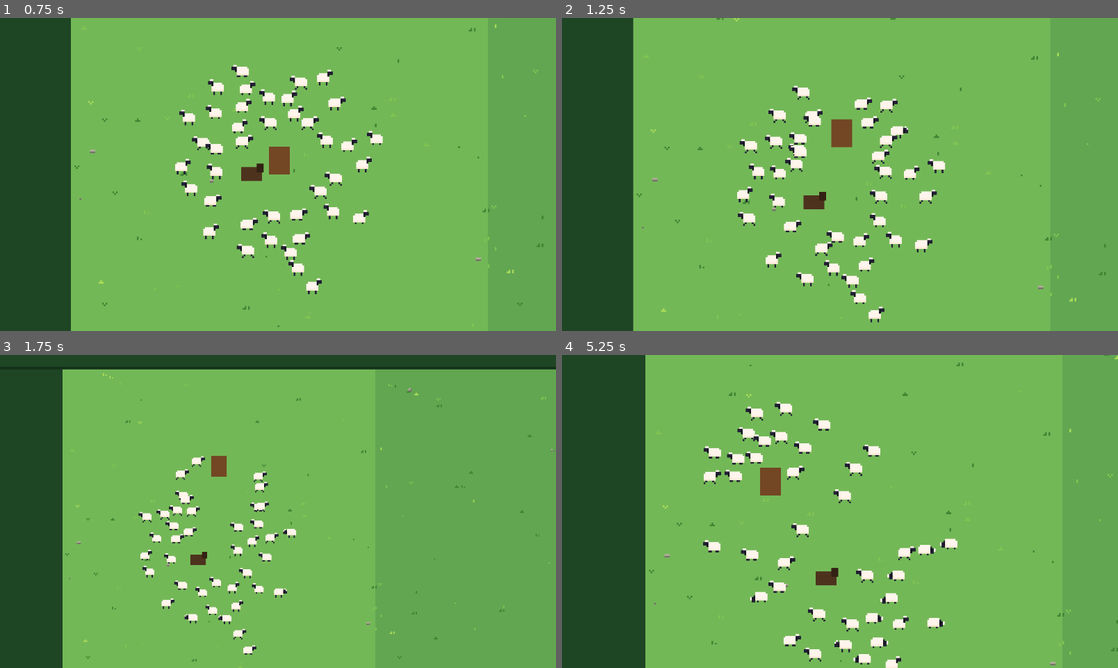
Above: before the commit, frames 1-4 (two rows, left to right).
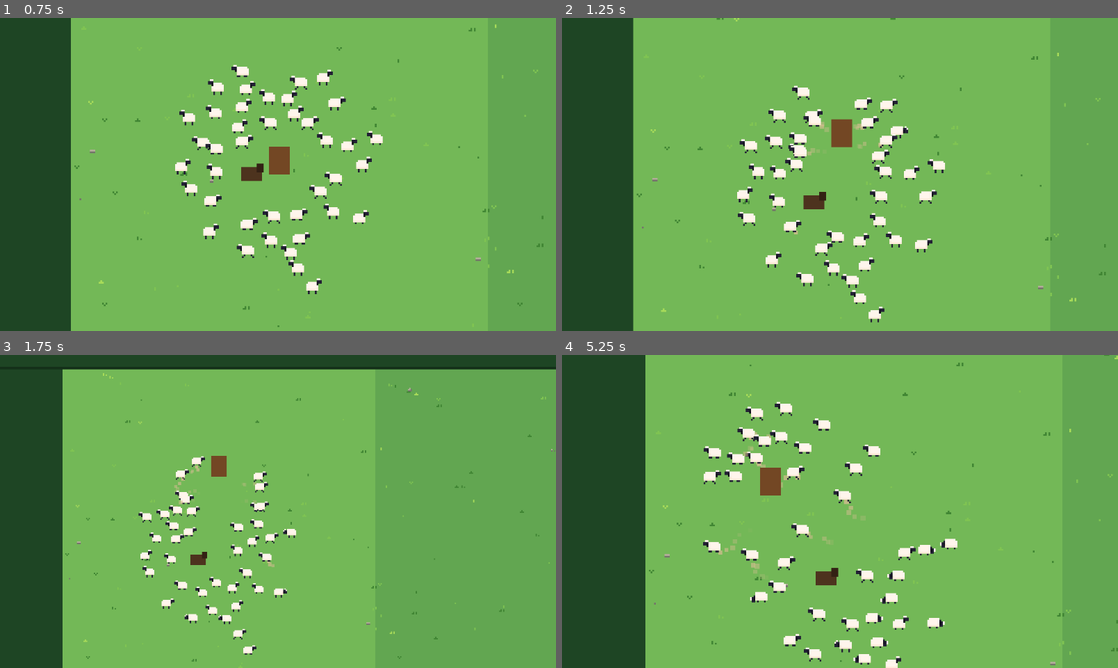
Above: after the commit, the same moments.

Repository: jaimegomesparente/wooly-caravan
Game: Godot game, scene res://scenes/main/main.tscn
The game is run twice, just before and just after one commit, with the same random seed, the same clock (stepped at 60 frames per second) and the same inputs.
Inputs (mouse positions are in pixels of both pictures, inside the frame that each line leads up to):
- Up to frame 1 (0.75 s): move the mouse to (250, 237) at 0.52 s; hold Up (move_up) from 0.53 s (still down); hold Mouse wheel up (zoom_in) from 0.53 s (still down)
- Up to frame 2 (1.25 s): keep holding Up (move_up); keep holding Mouse wheel up (zoom_in)
- Up to frame 3 (1.75 s): keep holding Up (move_up); move the mouse to (444, 558) at 1.27 s; release Mouse wheel up (zoom_in) at 1.28 s; tap Mouse wheel down (zoom_out) at 1.35 s
- Up to frame 4 (5.25 s): move the mouse to (673, 464) at 2.02 s; release Up (move_up) at 2.03 s; hold Mouse wheel up (zoom_in) 2.03-2.78 s; hold Left (move_left) 2.03-3.53 s; move the mouse to (867, 511) at 2.77 s; tap Mouse wheel down (zoom_out) at 2.85, 4.35 s; move the mouse to (756, 433) at 3.52 s; hold Down (move_down) 3.53-4.28 s; hold Mouse wheel up (zoom_in) 3.53-4.28 s; move the mouse to (962, 495) at 4.27 s; hold Right (move_right) 4.28-5.03 s; move the mouse to (728, 527) at 5.02 s; hold Up (move_up) from 5.03 s (still down); hold Mouse wheel up (zoom_in) from 5.03 s (still down)

Frame 1 is identical in both runs. In frame 2, 0.1% of the frame differs, in the area x 41-58%, y 33-70%; in frame 3, less than 0.1%; in frame 4, 0.2%, in the area x 28-53%, y 24-72%.

Commit message:
feat(fx): square dust under running sheep, dog and wolf
A reusable CPUParticles2D (effects/dust.tscn) puffs square dust at the feet
while its parent body moves faster than min_speed.

Diff:
--- /dev/null
+++ b/effects/dust.gd
@@ -0,0 +1,12 @@
+class_name Dust
+extends CPUParticles2D
+## Square dust puffs at the feet while the parent body runs (faster than min_speed).
+
+## Speed (px/s) above which the parent kicks up dust.
+@export var min_speed: float = 36.0
+
+@onready var _body := get_parent() as CharacterBody2D
+
+
+func _physics_process(_delta: float) -> void:
+	emitting = _body != null and _body.is_visible_in_tree() and _body.velocity.length() > min_speed
--- /dev/null
+++ b/effects/dust.tscn
@@ -0,0 +1,27 @@
+[gd_scene format=3]
+
+[ext_resource type="Script" path="res://effects/dust.gd" id="1_script"]
+
+[sub_resource type="Gradient" id="Gradient_fade"]
+offsets = PackedFloat32Array(0, 1)
+colors = PackedColorArray(1, 1, 1, 0.85, 1, 1, 1, 0)
+
+[node name="Dust" type="CPUParticles2D"]
+position = Vector2(0, -1)
+emitting = false
+amount = 6
+lifetime = 0.45
+emission_shape = 3
+emission_rect_extents = Vector2(3, 1)
+direction = Vector2(0, -1)
+spread = 70.0
+gravity = Vector2(0, 0)
+initial_velocity_min = 4.0
+initial_velocity_max = 10.0
+damping_min = 8.0
+damping_max = 12.0
+scale_amount_min = 2.0
+scale_amount_max = 3.0
+color = Color(0.82, 0.74, 0.56, 1)
+color_ramp = SubResource("Gradient_fade")
+script = ExtResource("1_script")
--- a/entities/dog/dog.tscn
+++ b/entities/dog/dog.tscn
@@ -2,6 +2,7 @@
 
 [ext_resource type="Script" path="res://entities/dog/dog.gd" id="1_script"]
 [ext_resource type="Resource" path="res://resources/dog.tres" id="2_data"]
+[ext_resource type="PackedScene" path="res://effects/dust.tscn" id="3_dust"]
 
 [sub_resource type="RectangleShape2D" id="RectangleShape2D_body"]
 size = Vector2(12, 8)
@@ -12,6 +13,9 @@
 motion_mode = 1
 script = ExtResource("1_script")
 data = ExtResource("2_data")
+
+[node name="Dust" parent="." instance=ExtResource("3_dust")]
+min_speed = 50.0
 
 [node name="Placeholder" type="ColorRect" parent="."]
 offset_left = -6.0
--- a/entities/sheep/sheep.tscn
+++ b/entities/sheep/sheep.tscn
@@ -3,6 +3,7 @@
 [ext_resource type="Script" uid="uid://54f5ttv4q0c" path="res://entities/sheep/sheep.gd" id="1_script"]
 [ext_resource type="Resource" uid="uid://cqv7e475qv2o1" path="res://resources/flock_config.tres" id="2_config"]
 [ext_resource type="Texture2D" uid="uid://d16babea8sebx" path="res://art/sprites/sheeps/sheep-Sheet.png" id="3_fxwg6"]
+[ext_resource type="PackedScene" path="res://effects/dust.tscn" id="4_dust"]
 
 [sub_resource type="AtlasTexture" id="AtlasTexture_tbl57"]
 atlas = ExtResource("3_fxwg6")
@@ -126,6 +127,9 @@
 script = ExtResource("1_script")
 config = ExtResource("2_config")
 
+[node name="Dust" parent="." instance=ExtResource("4_dust")]
+min_speed = 36.0
+
 [node name="AnimatedSprite2D" type="AnimatedSprite2D" parent="." unique_id=796859497]
 position = Vector2(1, -5)
 sprite_frames = SubResource("SpriteFrames_sheep")
--- a/entities/wolf/wolf.tscn
+++ b/entities/wolf/wolf.tscn
@@ -2,6 +2,7 @@
 
 [ext_resource type="Script" path="res://entities/wolf/wolf.gd" id="1_script"]
 [ext_resource type="Resource" path="res://resources/wolf.tres" id="2_data"]
+[ext_resource type="PackedScene" path="res://effects/dust.tscn" id="3_dust"]
 
 [sub_resource type="RectangleShape2D" id="RectangleShape2D_body"]
 size = Vector2(14, 10)
@@ -12,6 +13,9 @@
 motion_mode = 1
 script = ExtResource("1_script")
 data = ExtResource("2_data")
+
+[node name="Dust" parent="." instance=ExtResource("3_dust")]
+min_speed = 50.0
 
 [node name="Placeholder" type="ColorRect" parent="."]
 offset_left = -7.0
Not shown, added: effects/dust.gd.uid
Not shown, changed: CLAUDE.md
